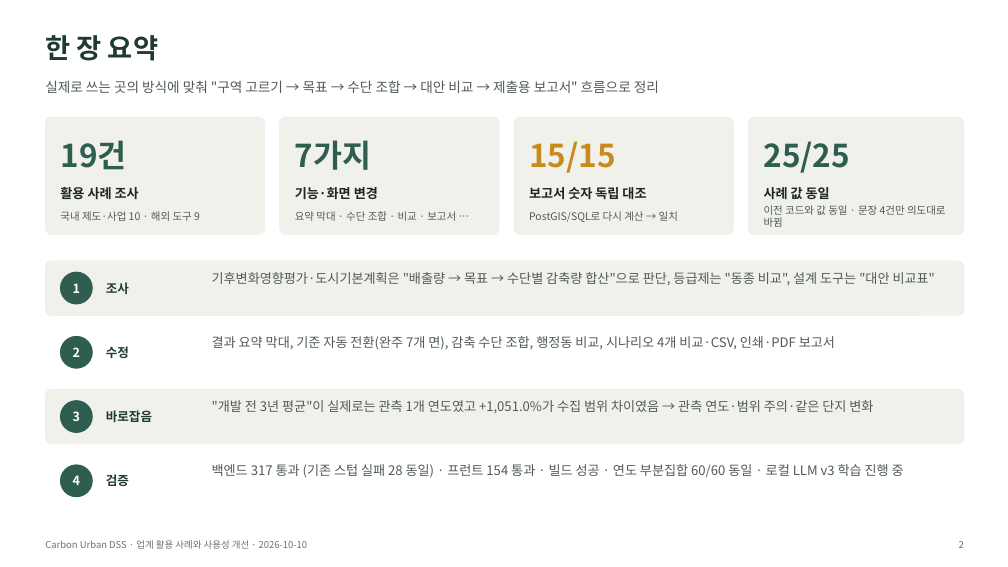
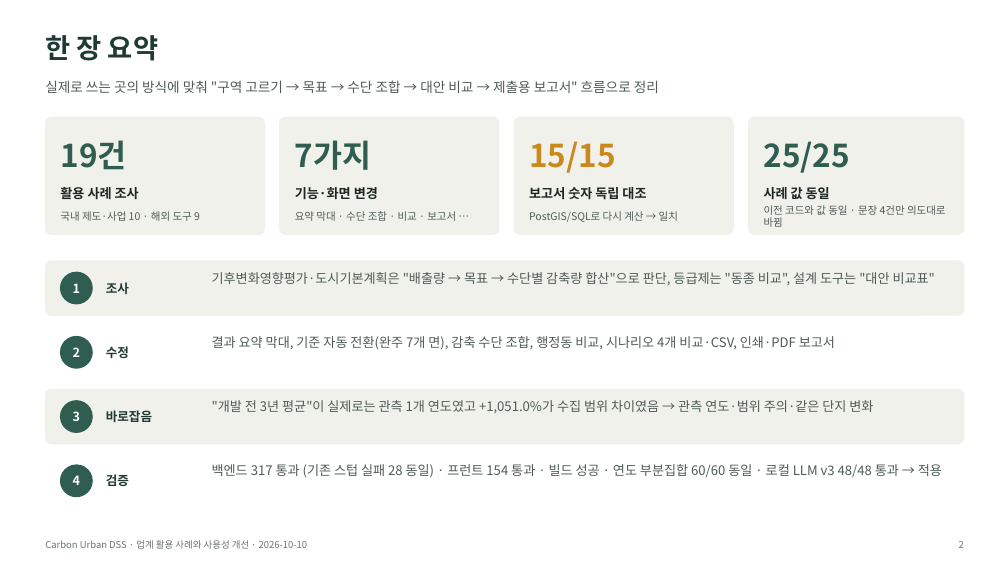
Before and after one commit to shy0401/Carbon-Urban-DSS, a slide deck: slide 2 of docs/presentation/Carbon-Urban-DSS-업계활용-사용성개선.pptx. Drawn at 1008x567 pixels with LibreOffice and Linux fonts; fonts in the diff are those of the drawing. Boxes give left, top, right and bottom in pixels: in the first picture for what was removed or moved away, otherwise in the second. Text is boxed around its words. In the diff, an @@ line names an element or a change of style, - is before the commit and + after.

```diff
--- a/docs/presentation/Carbon-Urban-DSS-업계활용-사용성개선.pptx
+++ b/docs/presentation/Carbon-Urban-DSS-업계활용-사용성개선.pptx
@@ text at bbox=[212, 464, 942, 478]: text changed @@
-백엔드 317 통과 (기존 스텁 실패 28 동일) · 프런트 154 통과 · 빌드 성공 · 연도 부분집합 60/60 동일 · 로컬 LLM v3 학습 진행 중
+백엔드 317 통과 (기존 스텁 실패 28 동일) · 프런트 154 통과 · 빌드 성공 · 연도 부분집합 60/60 동일 · 로컬 LLM v3 48/48 통과 → 적용
```
Also in this commit, not shown: 1 other slide changed, 6 other files.
